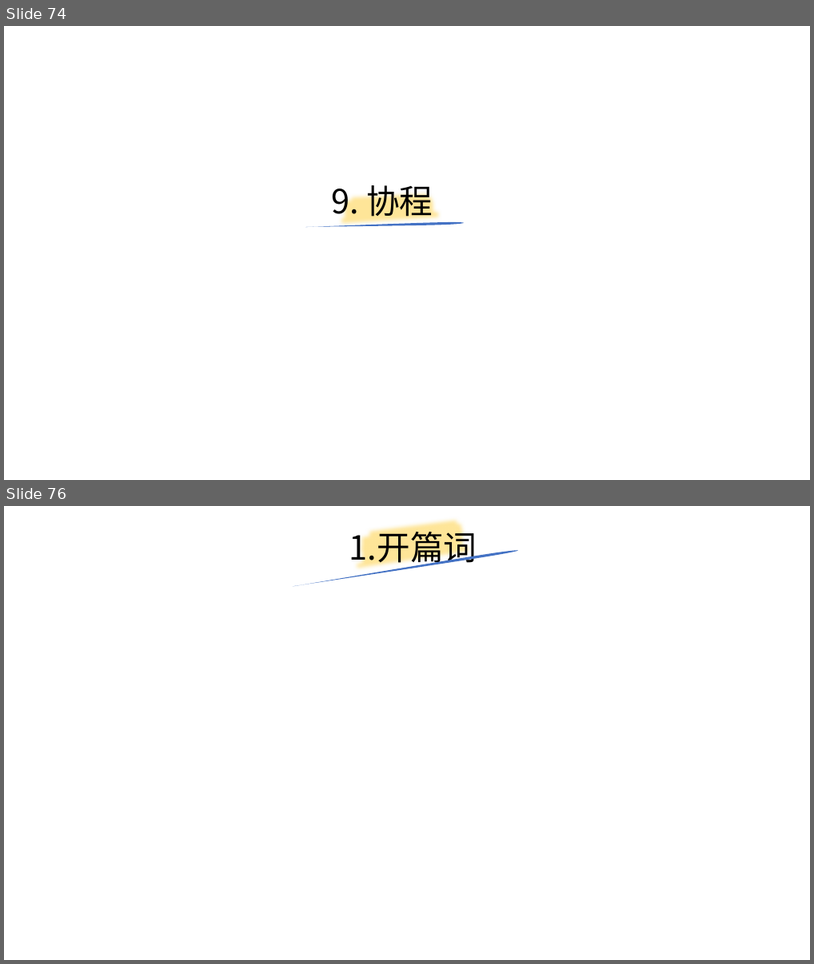
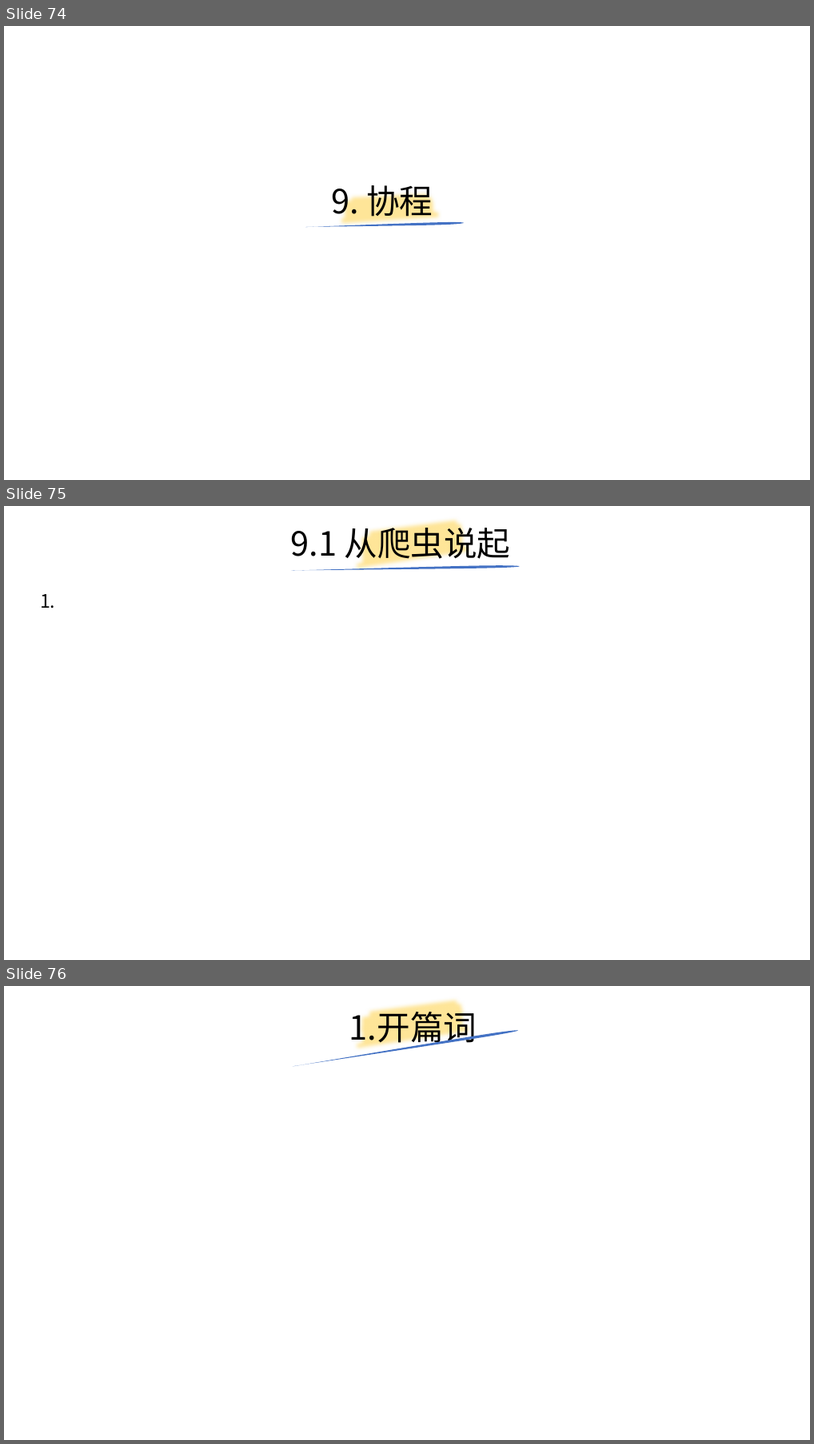
Before and after one commit to yiwenliu/CorePython, a slide deck: PPT/CorePython.pptx. Shown one above the other, each under a label of ours: slides 74 and 76 before the commit, slides 74, 75 and 76 after it; the slides between them are not shown. The pictures are 814x964 and 814x1444 pixels, drawn with LibreOffice and Linux fonts; fonts in the diff are those of the drawing. Boxes give left, top, right and bottom in pixels: in the first picture for what was removed or moved away, otherwise in the second. Text is boxed around its words. In the diff, an @@ line names an element or a change of style, - is before the commit and + after.

Commit message:
20210130

```diff
--- a/PPT/CorePython.pptx
+++ b/PPT/CorePython.pptx
@@ slide 75 added at (4, 506, 810, 960), background #FFFFFF @@
@@ title added at (291, 522, 511, 564), 39.6 pt, text #000000 @@
+9.1 从爬虫说起
@@ freeform shape added at (353, 506, 476, 586), outline #FFE699 16 pt @@
@@ freeform shape added at (291, 565, 520, 570), fill #4472C4 @@
@@ text added at (40, 594, 55, 608), 22 pt, text #000000 @@
+1.
```
Also in this commit, not shown: 1 slide removed.
